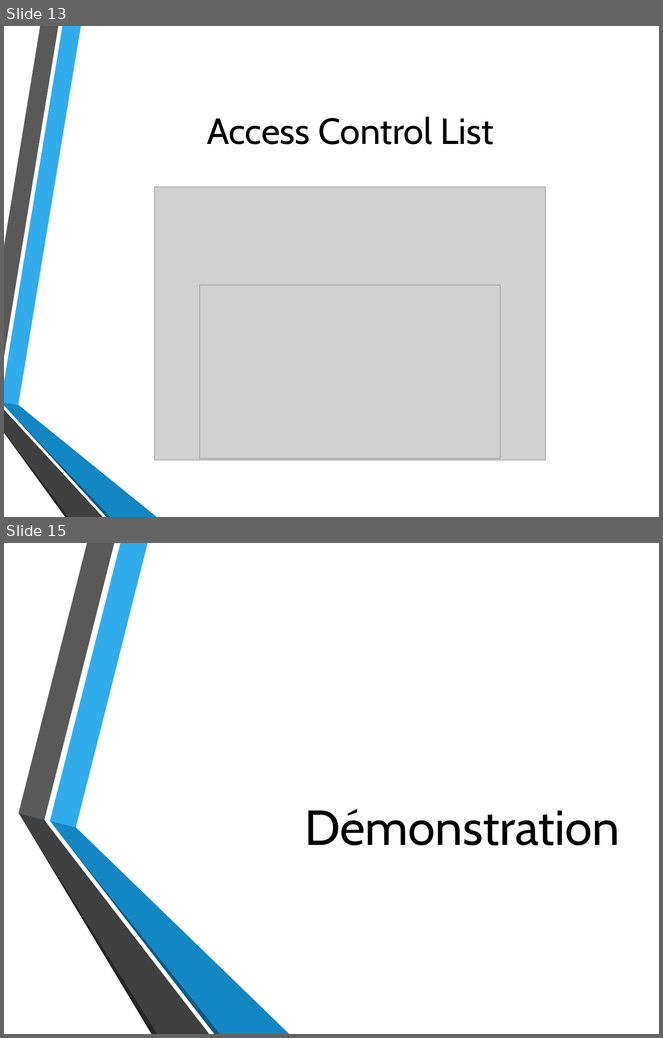
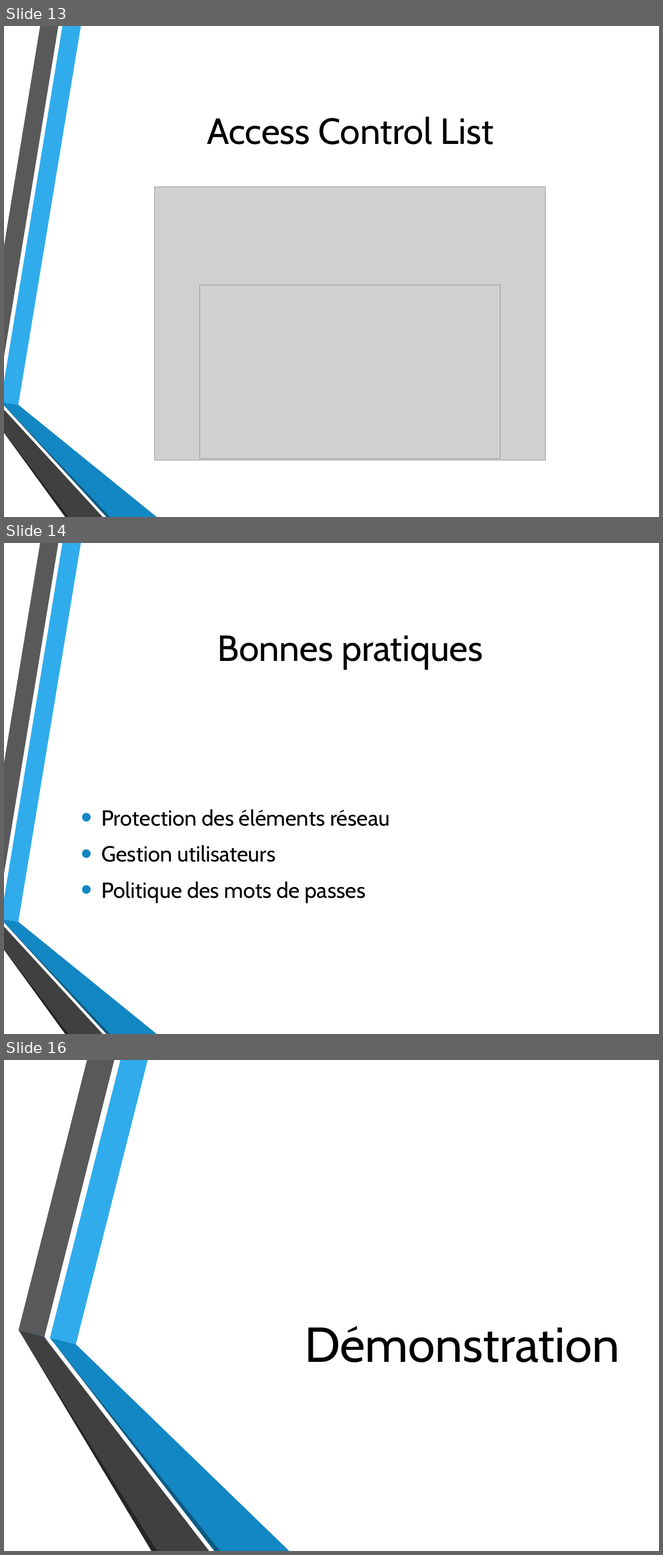
Before and after one commit to MaubergerF/Projet_B3, a slide deck: Oral.pptx. Shown one above the other, each under a label of ours: slides 13 and 15 before the commit, slides 13, 14 and 16 after it; the slides between them are not shown. The pictures are 663x1038 and 663x1555 pixels, drawn with LibreOffice and Linux fonts; fonts in the diff are those of the drawing; grey boxes stand for pictures; background and template pictures are left out. Boxes give left, top, right and bottom in pixels: in the first picture for what was removed or moved away, otherwise in the second. Text is boxed around its words. In the diff, an @@ line names an element or a change of style, - is before the commit and + after.

```diff
--- a/Oral.pptx
+++ b/Oral.pptx
@@ slide 14 added at (4, 543, 659, 1034), background picture (left out); not listed: 6 template elements that a slide beside it also shows @@
@@ title added at (217, 636, 483, 669), 40 pt, text #000000 @@
+Bonnes pratiques
@@ text added at (101, 809, 390, 903), 24 pt, text #000000 @@
+• Protection des éléments réseau
+• Gestion utilisateurs
+• Politique des mots de passes
@@ what was slide 15 is now slide 16 @@
```
Also in this commit, not shown: 7 slides changed, 2 other slides added, 2 slides removed, 2 other files.
